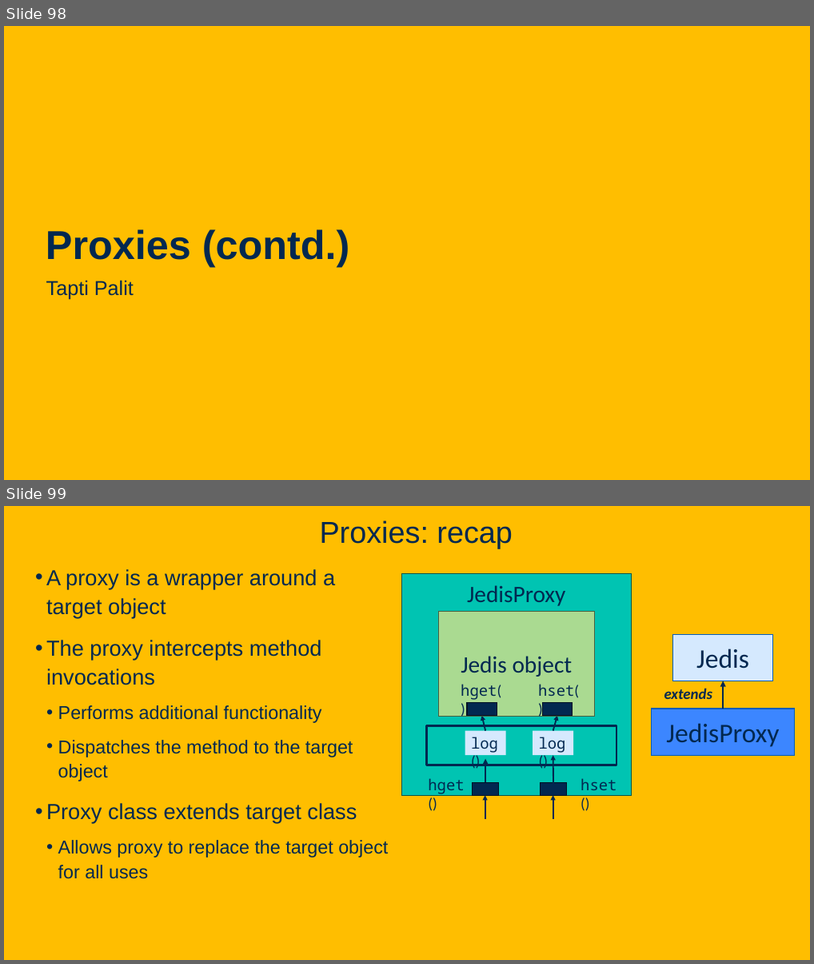
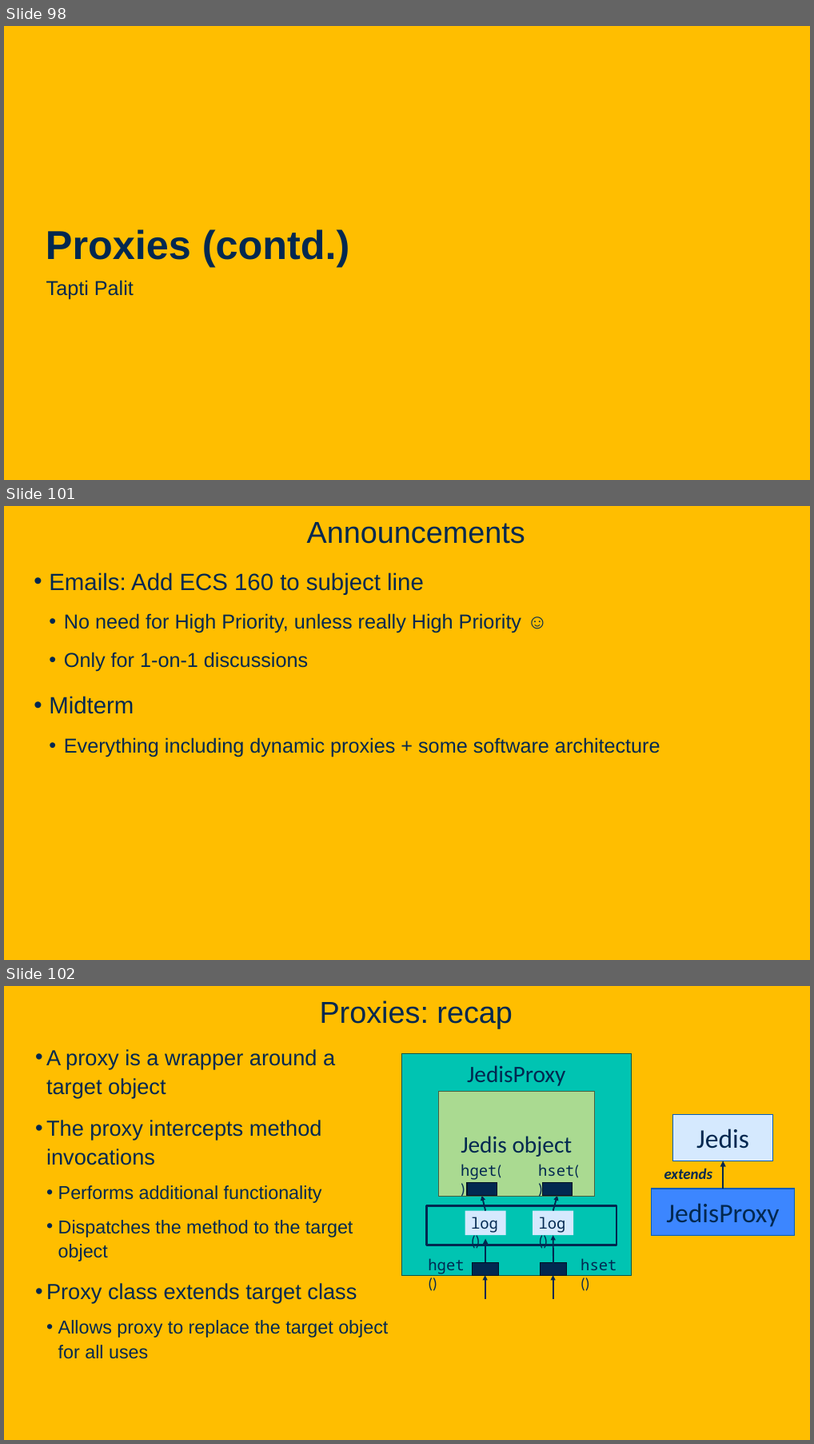
Before and after one commit to davsec-teaching/ecs160-f25, a slide deck: slides/5_annotations_and_reflection.pptx. Shown one above the other, each under a label of ours: slides 98 and 99 before the commit, slides 98, 101 and 102 after it; the slides between them are not shown. The pictures are 814x964 and 814x1444 pixels, drawn with LibreOffice and Linux fonts; fonts in the diff are those of the drawing; background and template pictures are left out. Boxes give left, top, right and bottom in pixels: in the first picture for what was removed or moved away, otherwise in the second. Text is boxed around its words. In the diff, an @@ line names an element or a change of style, - is before the commit and + after.

Commit message:
Updates to dynamic proxy and software arch.

```diff
--- a/slides/5_annotations_and_reflection.pptx
+++ b/slides/5_annotations_and_reflection.pptx
@@ slide 101 added at (x1=4, y1=506, x2=810, y2=960), background picture (left out) @@
@@ title added at (x1=307, y1=522, x2=526, y2=544), 36 pt, text #022850 @@
+Announcements
@@ text added at (x1=49, y1=572, x2=661, y2=757), 24 pt, text #022850 @@
+• Emails: Add ECS 160 to subject line
+  • No need for High Priority, unless really High Priority ☺
+  • Only for 1-on-1 discussions
+• Midterm
+  • Everything including dynamic proxies + some software architecture
@@ what was slide 99 is now slide 102 @@
```
Also in this commit, not shown: 7 slides changed, 11 other slides added, 1 slide removed, 1 other file.
